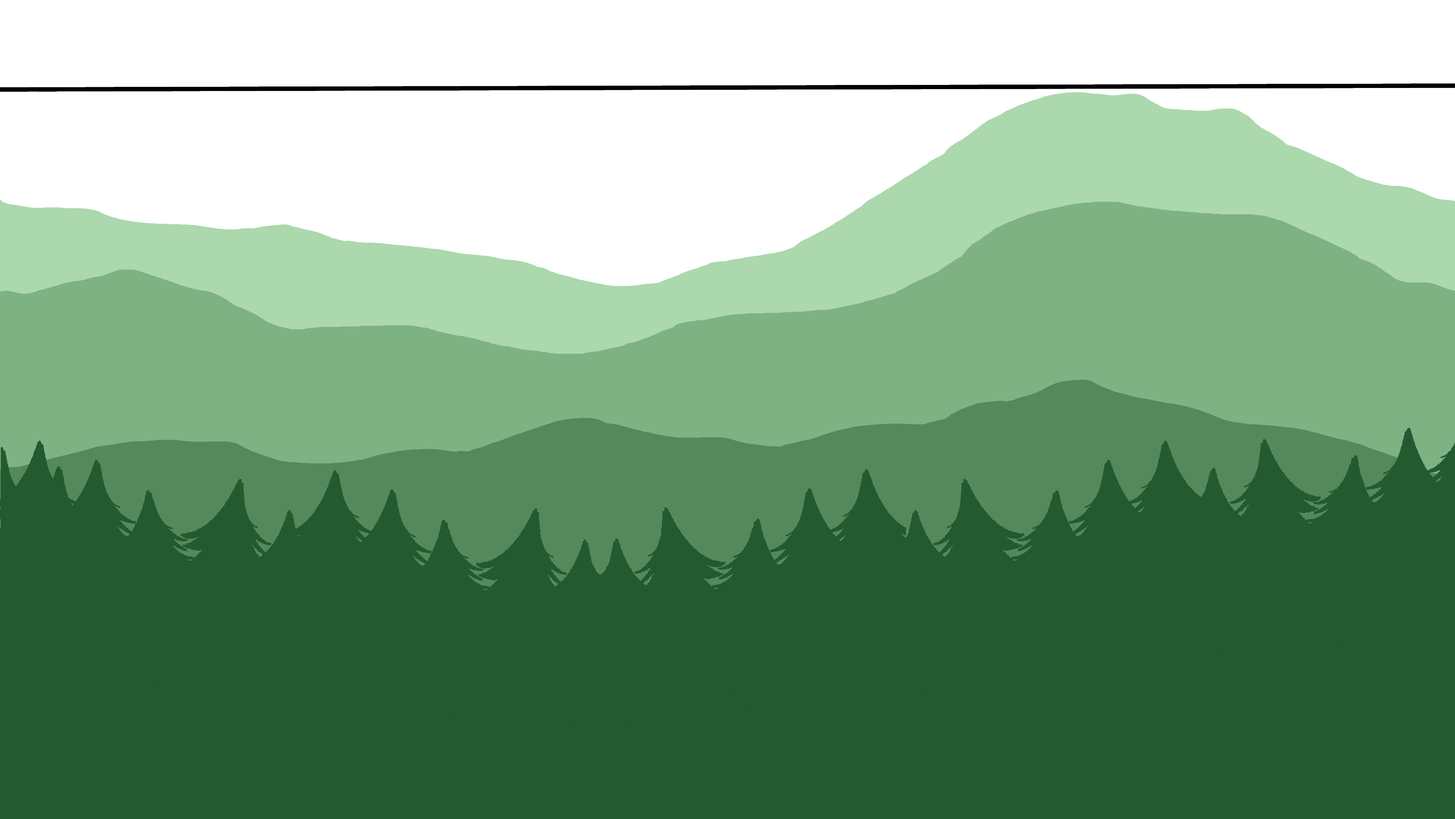
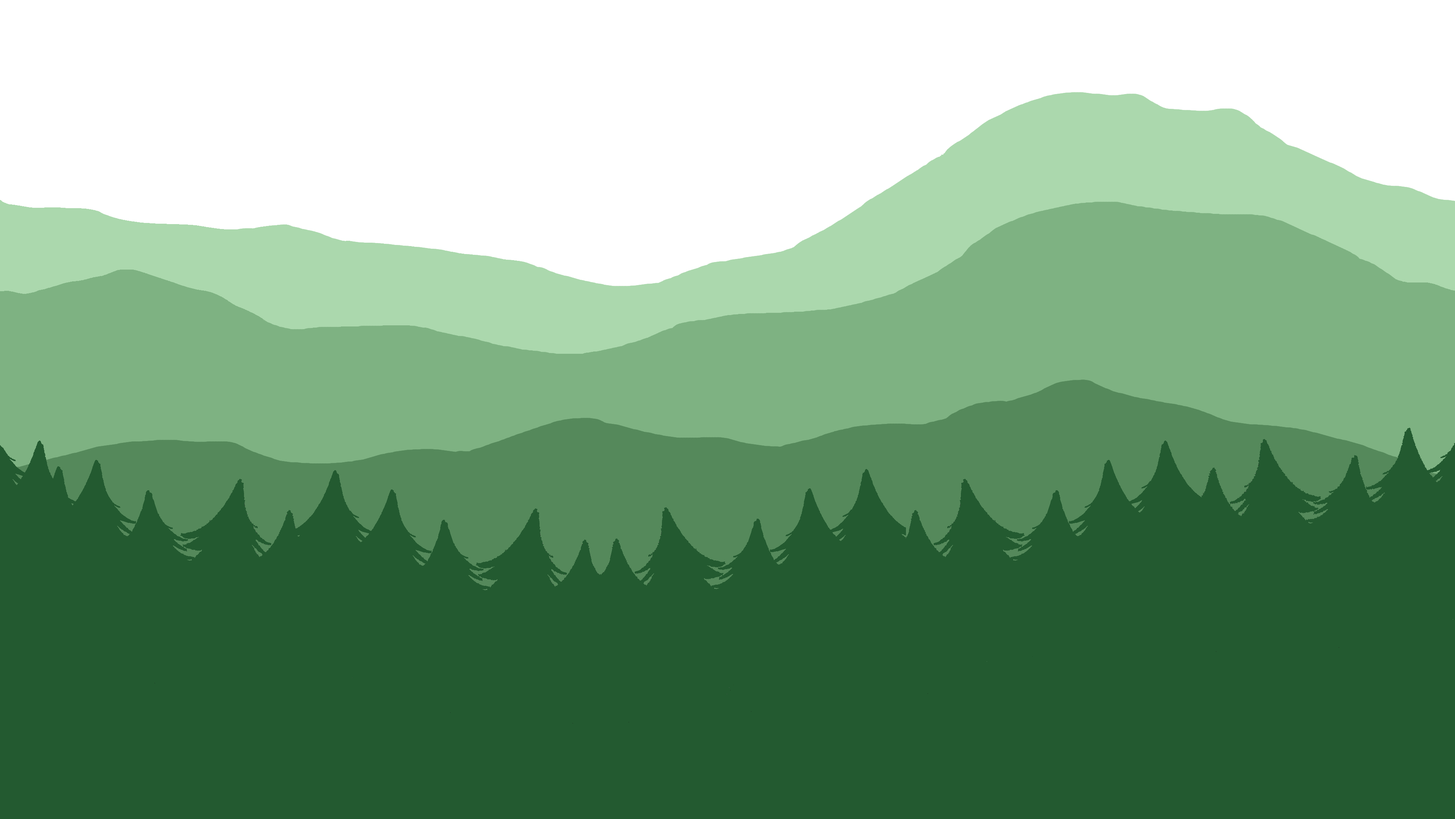
Layers edited between the first and the second (1455, 819) image:
hid "line" over [0,83,1455,92]
painted on "Pasted Layer #2" over [0,444,26,529]
